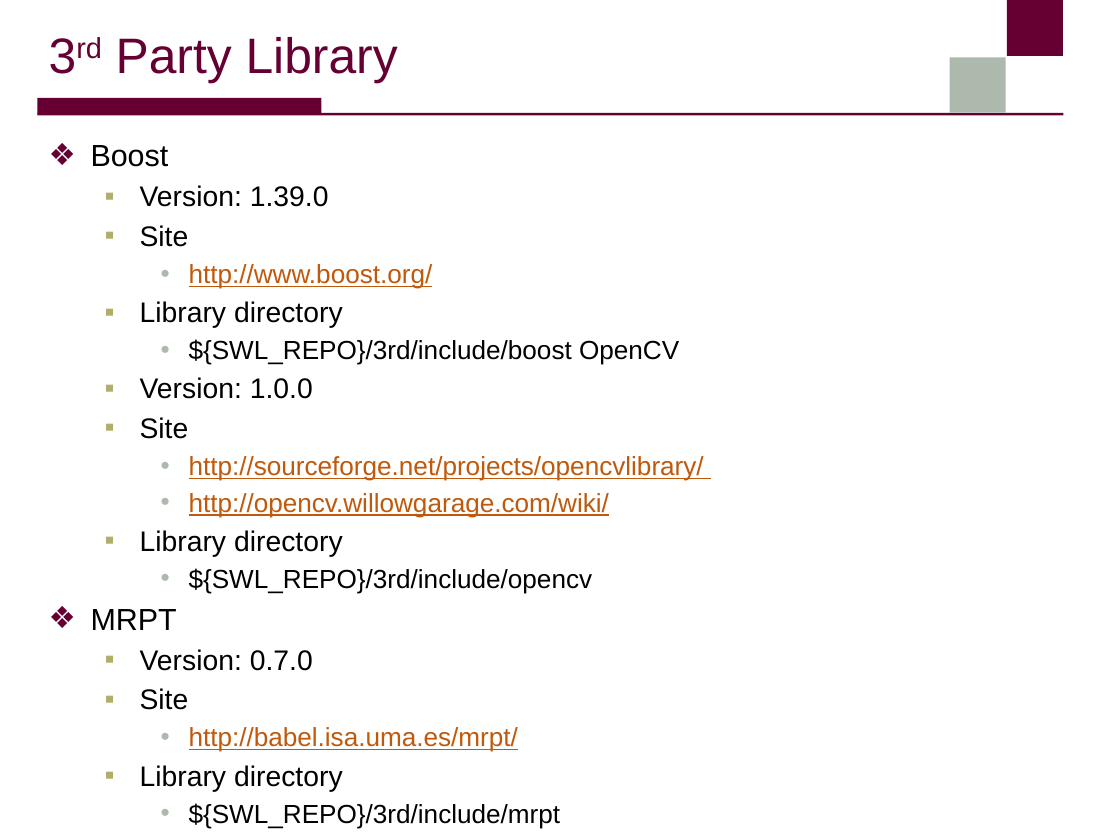
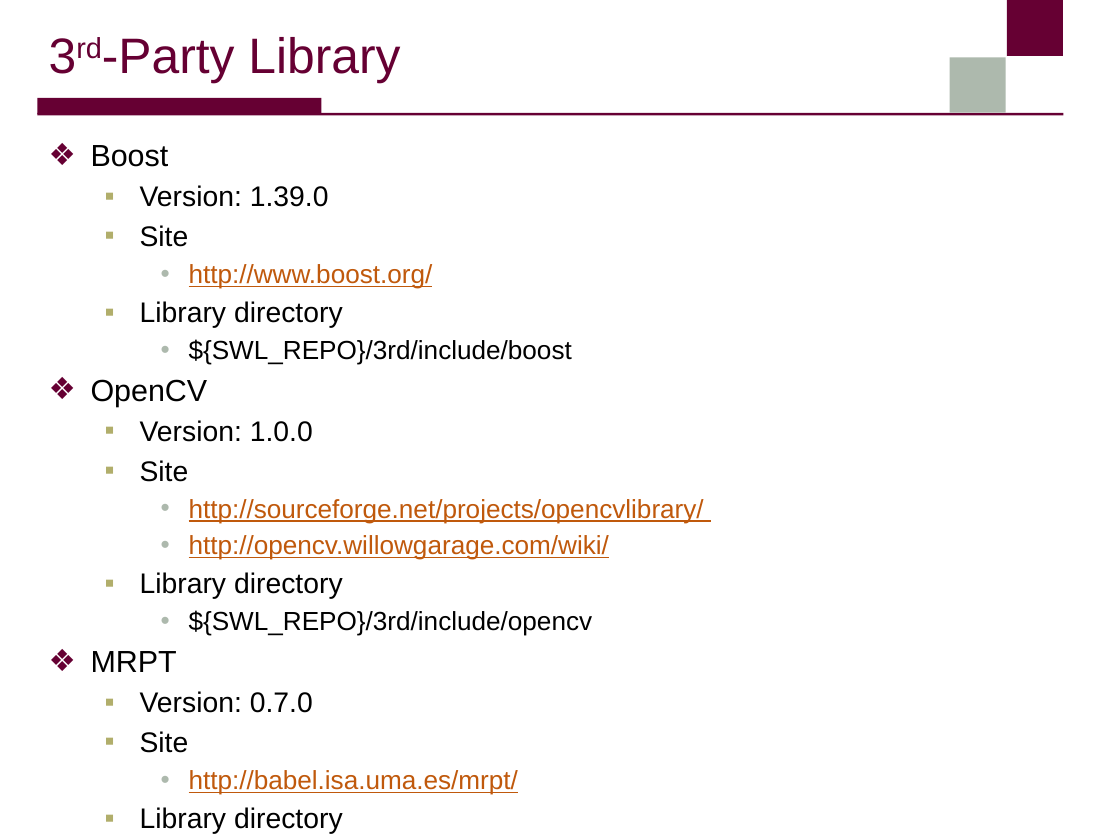
Before and after one commit to sangwook236/SWL, a slide deck: slide 7 of cpp/doc/project_setting__developement_environment.pptx. Drawn at 1120x840 pixels with LibreOffice and Linux fonts; fonts in the diff are those of the drawing; background and template pictures are left out. Boxes give left, top, right and bottom in pixels: in the first picture for what was removed or moved away, otherwise in the second. Text is boxed around its words. In the diff, an @@ line names an element or a change of style, - is before the commit and + after.

```diff
--- a/cpp/doc/project_setting__developement_environment.pptx
+++ b/cpp/doc/project_setting__developement_environment.pptx
@@ title at (102, 37, 400, 83): text changed @@
-3rd Party Library
+3rd-Party Library
@@ text at (91, 339, 572, 407): text changed @@
-    • ${SWL_REPO}/3rd/include/boost OpenCV
+    • ${SWL_REPO}/3rd/include/boost
+❖ OpenCV
```
Also in this commit, not shown: 2 other slides changed.
